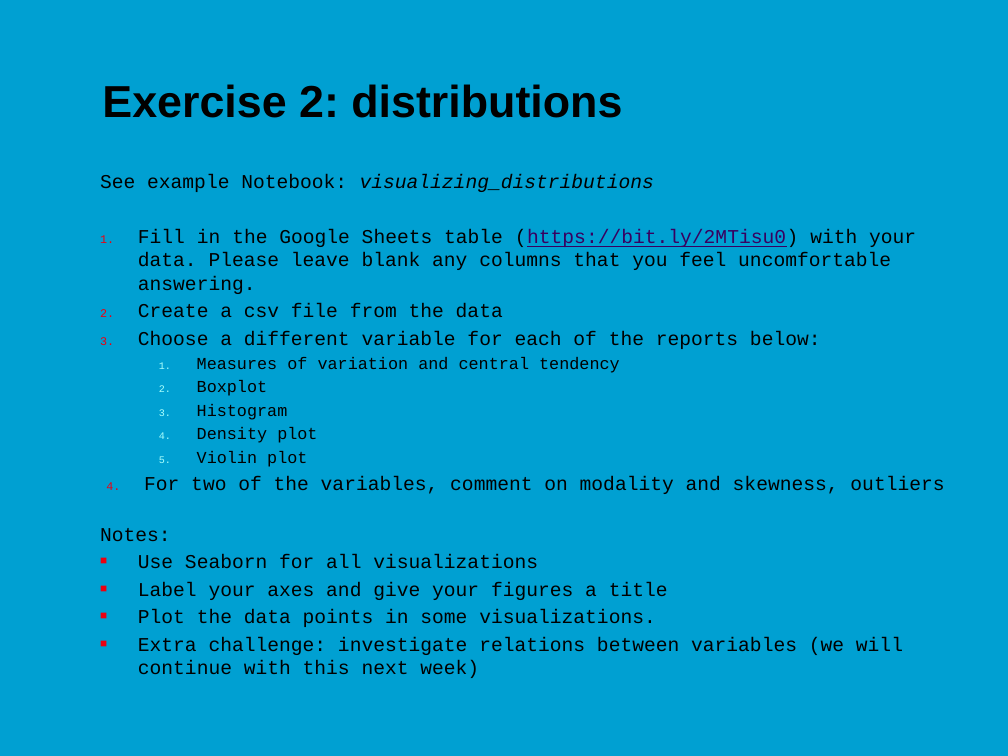
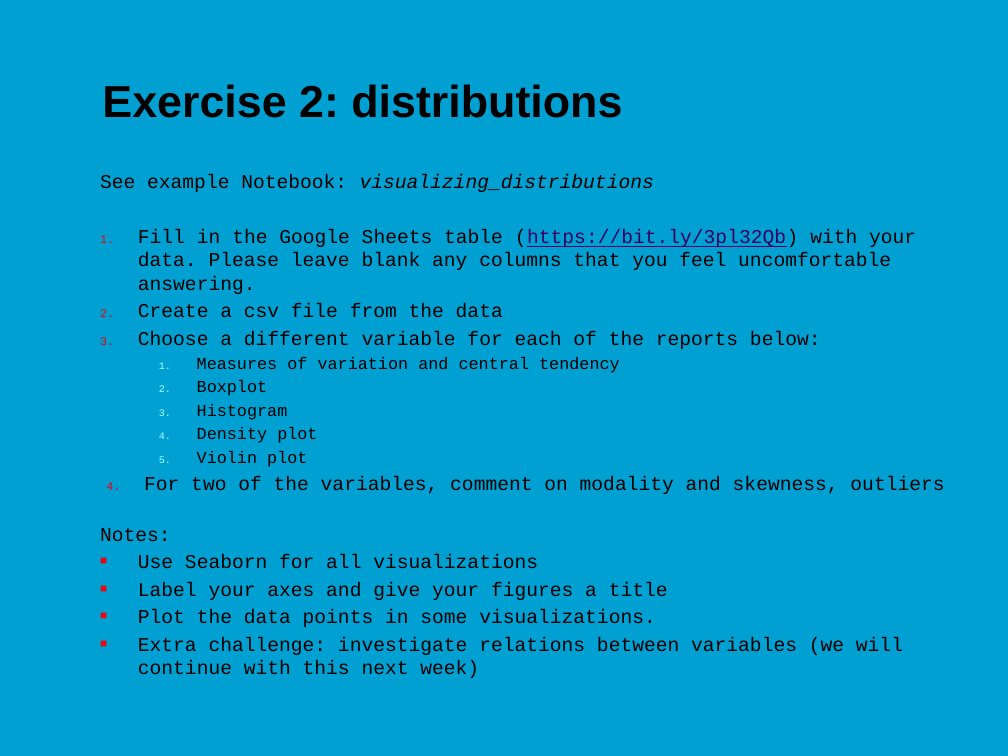
Before and after one commit to jonasmoons/data-driven-learning, a slide deck: slide 28 of slides/Week 1 - data and distributions.pptx (slide 27 before the commit). Drawn at 1008x756 pixels with LibreOffice and Linux fonts; fonts in the diff are those of the drawing; background and template pictures are left out. Boxes give left, top, right and bottom in pixels: in the first picture for what was removed or moved away, otherwise in the second. Text is boxed around its words. In the diff, an @@ line names an element or a change of style, - is before the commit and + after.

```diff
--- a/slides/Week 1 - data and distributions.pptx
+++ b/slides/Week 1 - data and distributions.pptx
@@ text at (138,229,916,294): text changed @@
-1. Fill in the Google Sheets table (https://bit.ly/2MTisu0) with your data. Please leave blank any columns that you feel uncomfortable answering.
+1. Fill in the Google Sheets table (https://bit.ly/3pl32Qb) with your data. Please leave blank any columns that you feel uncomfortable answering.
```
Also in this commit, not shown: 5 other slides changed, 2 slides added, 1 slide removed, 5 other files.
